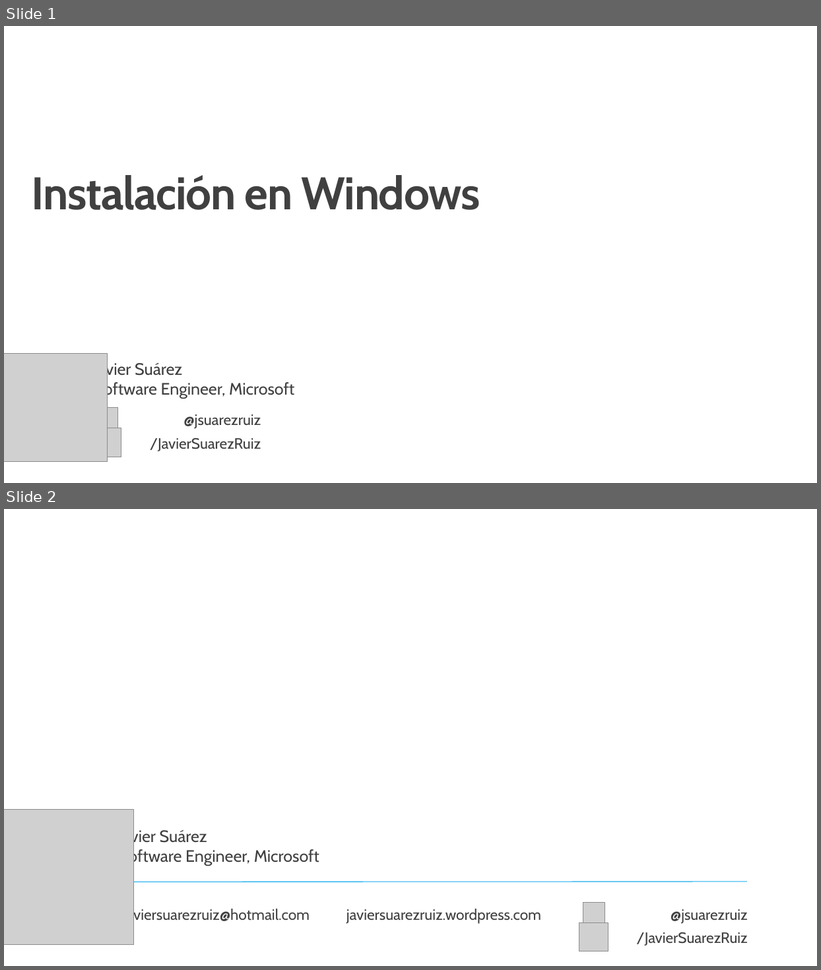
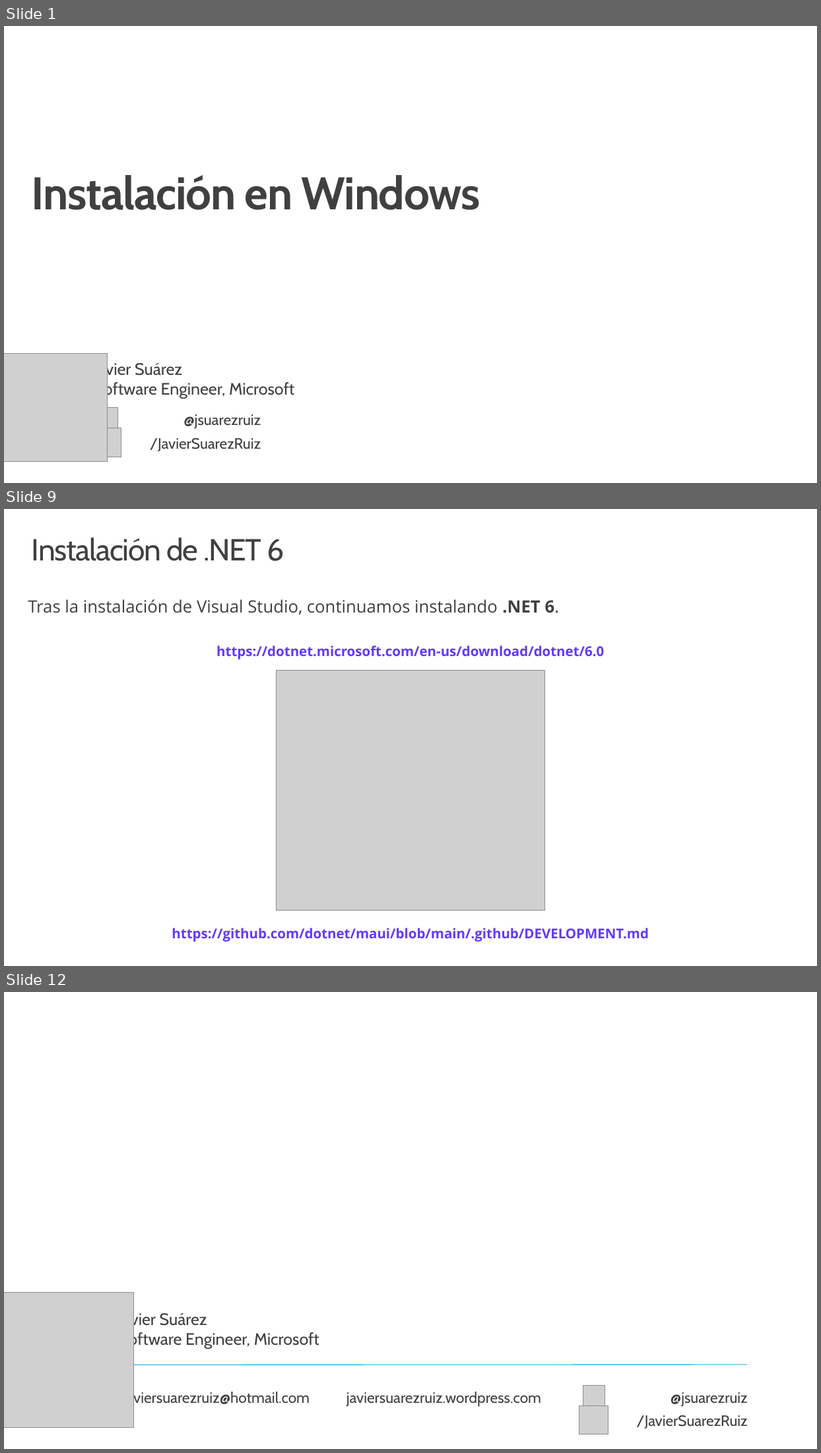
Before and after one commit to jsuarezruiz/taller-dotnet-maui, a slide deck: Bloque 2 - Instalación/Taller5 - Instalación en Windows.pptx. Shown one above the other, each under a label of ours: slides 1 and 2 before the commit, slides 1, 9 and 12 after it; the slides between them are not shown. The pictures are 821x970 and 821x1453 pixels, drawn with LibreOffice and Linux fonts; fonts in the diff are those of the drawing; grey boxes stand for pictures; background and template pictures are left out. Boxes give left, top, right and bottom in pixels: in the first picture for what was removed or moved away, otherwise in the second. Text is boxed around its words. In the diff, an @@ line names an element or a change of style, - is before the commit and + after.

```diff
--- a/Bloque 2 - Instalación/Taller5 - Instalación en Windows.pptx
+++ b/Bloque 2 - Instalación/Taller5 - Instalación en Windows.pptx
@@ slide 9 added at (x1=4, y1=509, x2=817, y2=966), background #FFFFFF @@
@@ title added at (x1=32, y1=537, x2=284, y2=561), 36 pt, text #404040 @@
+Instalación de .NET 6
@@ text added at (x1=28, y1=599, x2=560, y2=615), 20 pt, text #404040 @@
+Tras la instalación de Visual Studio, continuamos instalando .NET 6.
@@ text added at (x1=217, y1=646, x2=604, y2=659), 16 pt, text #6238FF, bold @@
+https://dotnet.microsoft.com/en-us/download/dotnet/6.0
@@ picture added at (x1=277, y1=670, x2=545, y2=910) @@
@@ text added at (x1=172, y1=928, x2=649, y2=942), 16 pt, text #6238FF, bold @@
+https://github.com/dotnet/maui/blob/main/.github/DEVELOPMENT.md
@@ what was slide 2 is now slide 12 @@
```
Also in this commit, not shown: 9 other slides added, 1 other file.
